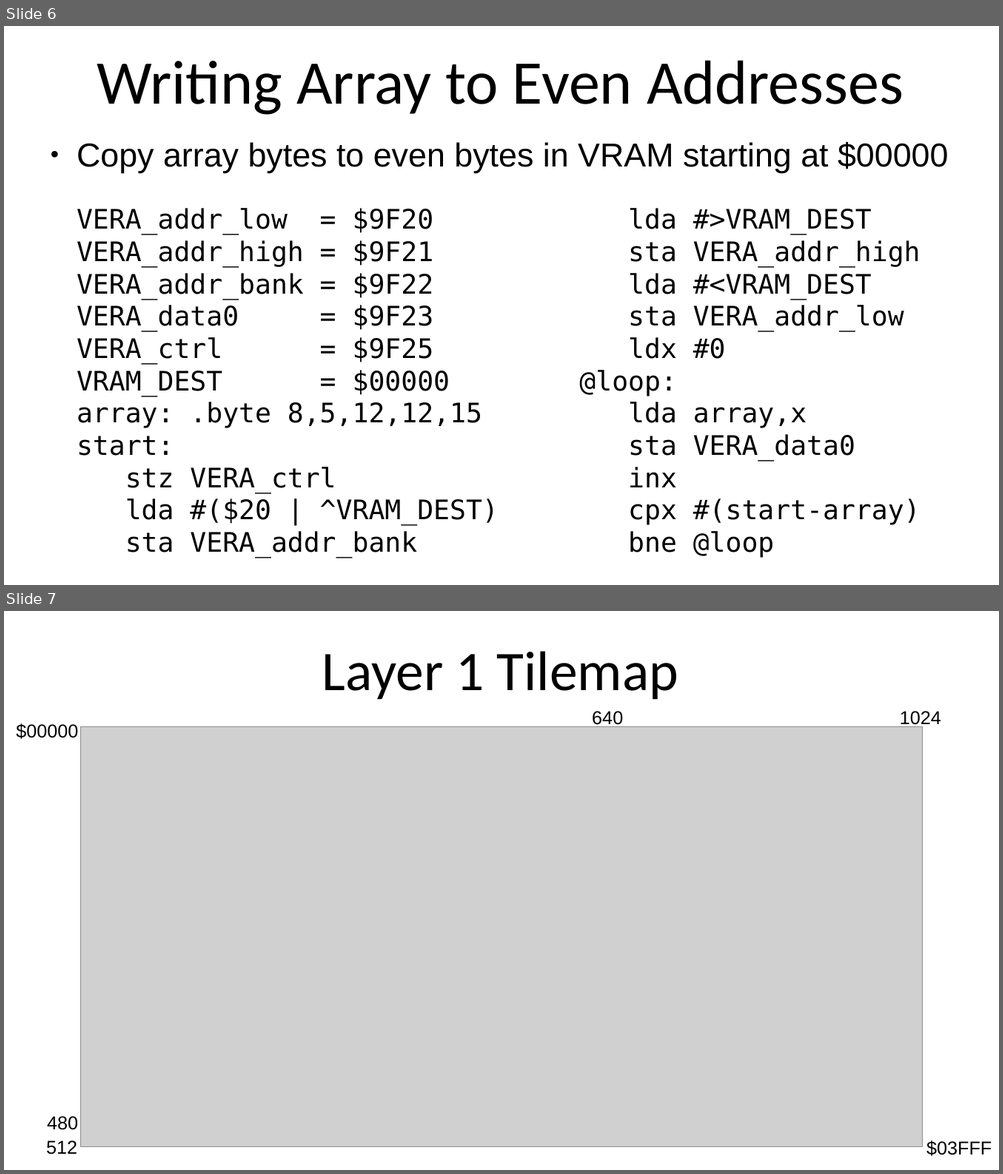
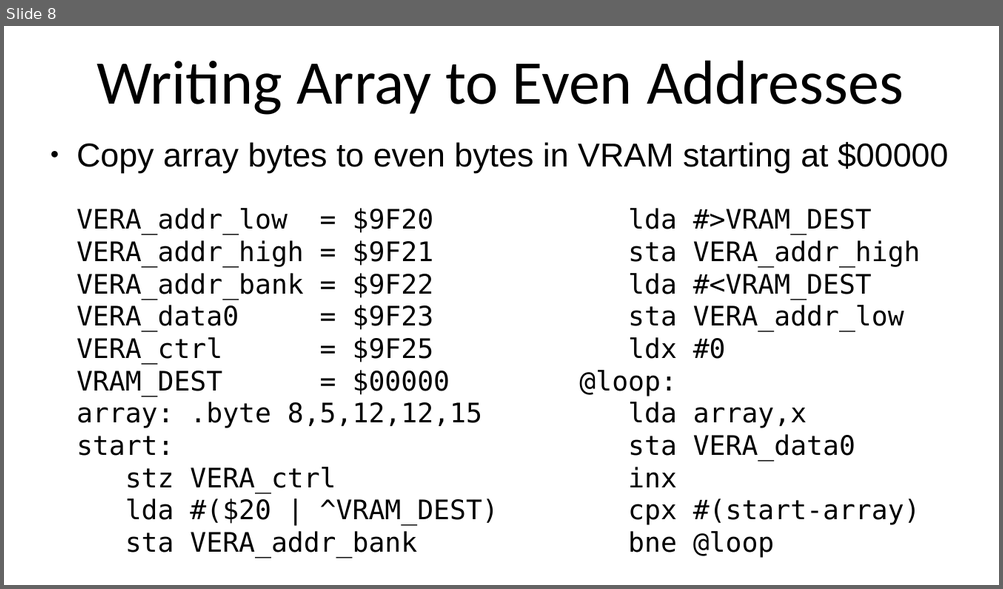
Before and after one commit to SlithyMatt/x16-assembly-tutorial, a slide deck: Lesson12/Lesson12.odp. Shown one above the other, each under a label of ours: slides 6 and 7 before the commit, slide 8 after it. The pictures are 1003x1174 and 1003x589 pixels, drawn with LibreOffice and Linux fonts; fonts in the diff are those of the drawing; grey boxes stand for pictures. Boxes give left, top, right and bottom in pixels: in the first picture for what was removed or moved away, otherwise in the second. Text is boxed around its words. In the diff, an @@ line names an element or a change of style, - is before the commit and + after.

```diff
--- a/Lesson12/Lesson12.odp
+++ b/Lesson12/Lesson12.odp
@@ slide 7 removed at [4, 611, 999, 1170], background #FFFFFF @@
@@ title removed at [322, 651, 678, 700] @@
-Layer 1 Tilemap
@@ text removed at [592, 711, 623, 728] @@
-640
@@ text removed at [899, 711, 941, 728] @@
-1024
@@ text removed at [16, 723, 78, 739] @@
-$00000
@@ picture removed at [81, 726, 922, 1147] @@
@@ text removed at [47, 1116, 78, 1130] @@
-480
@@ text removed at [46, 1141, 77, 1155] @@
-512
@@ text removed at [926, 1141, 991, 1156] @@
-$03FFF
@@ what was slide 6 is now slide 8 @@
```
Also in this commit, not shown: 1 slide changed, 2 slides added, 1 other slide removed.
